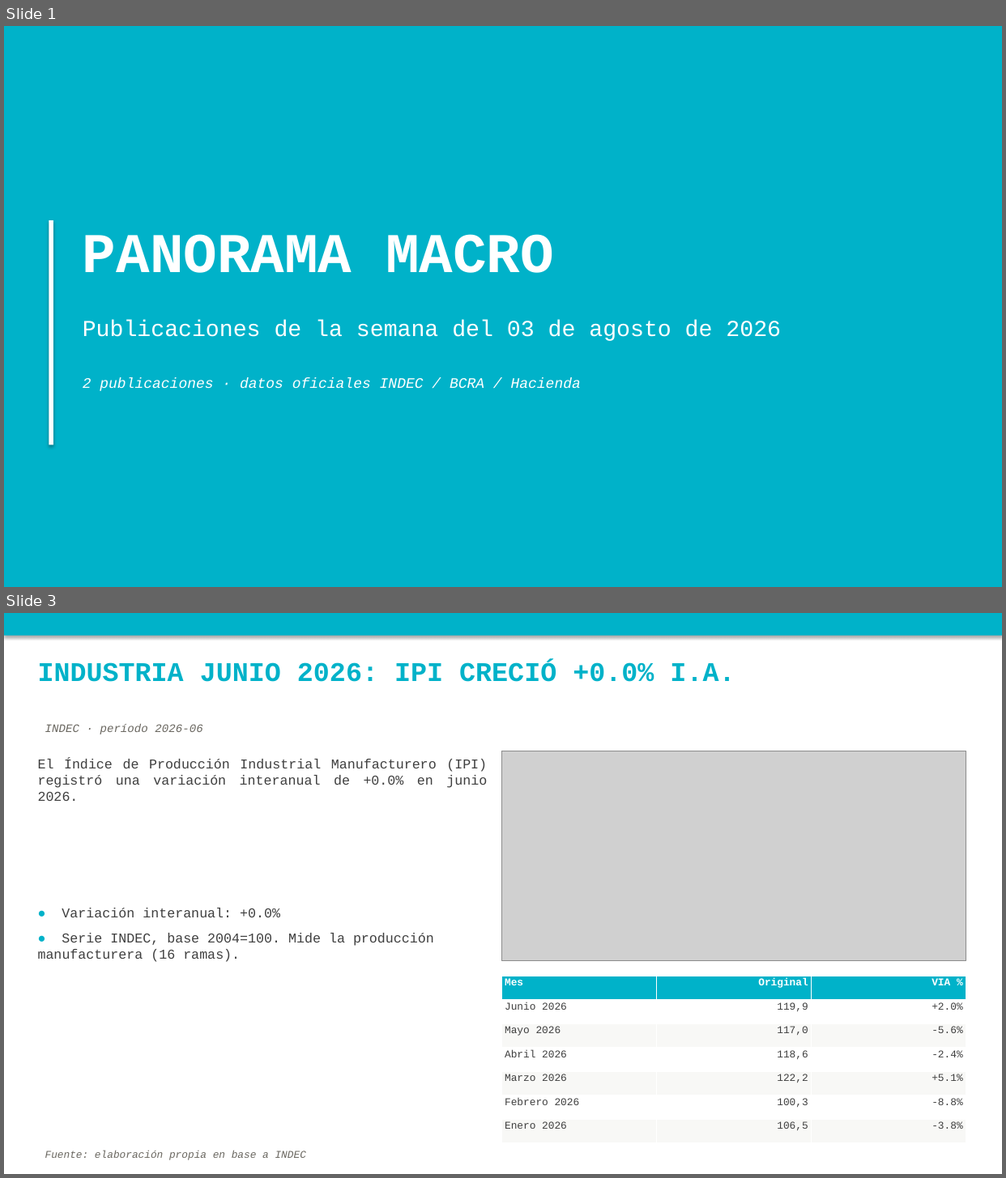
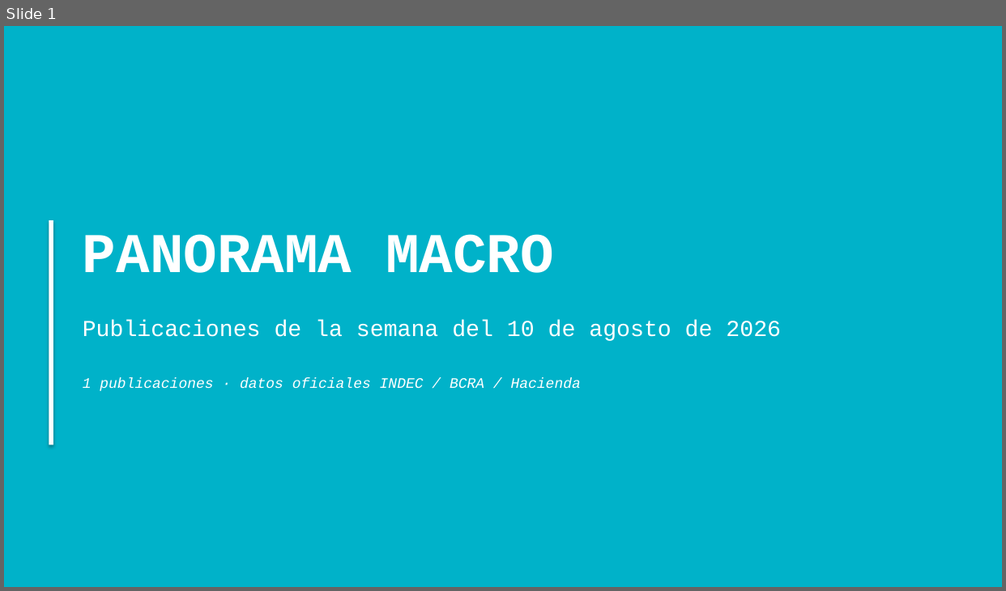
Before and after one commit to nwalovnik/boludos-ppt, a slide deck: publicaciones_semana.pptx. Shown one above the other, each under a label of ours: slides 1 and 3 before the commit, slide 1 after it; the slides between them are not shown. The pictures are 1006x1178 and 1006x591 pixels, drawn with LibreOffice and Linux fonts; fonts in the diff are those of the drawing; grey boxes stand for pictures. Boxes give left, top, right and bottom in pixels: in the first picture for what was removed or moved away, otherwise in the second. Text is boxed around its words. In the diff, an @@ line names an element or a change of style, - is before the commit and + after.

Commit message:
data: update 2026-08-13 ( data.json despidos.json scraper/historical_despidos.json publicaciones_semana.pptx rrii_brutas.xlsx)

```diff
--- a/publicaciones_semana.pptx
+++ b/publicaciones_semana.pptx
@@ slide 3 removed at [4, 613, 1002, 1174], background #FFFFFF @@
@@ rectangle removed at [4, 613, 1002, 636] @@
@@ text removed at [38, 661, 735, 682] @@
-INDUSTRIA JUNIO 2026: IPI CRECIÓ +0.0% I.A.
@@ text removed at [45, 724, 202, 735] @@
-INDEC · período 2026-06
@@ text removed at [38, 758, 487, 801] @@
-El Índice de Producción Industrial Manufacturero (IPI) registró una variación interanual de +0.0% en junio 2026.
@@ picture removed at [502, 752, 966, 961] @@
@@ text removed at [38, 908, 434, 962] @@
-● Variación interanual: +0.0%
-● Serie INDEC, base 2004=100. Mide la producción manufacturera (16 ramas).
@@ table removed at [502, 976, 967, 1144], 7 rows, 3 columns @@
-Mes | Original | VIA %
-Junio 2026 | 119,9 | +2.0%
-Mayo 2026 | 117,0 | -5.6%
-Abril 2026 | 118,6 | -2.4%
-Marzo 2026 | 122,2 | +5.1%
-Febrero 2026 | 100,3 | -8.8%
-Enero 2026 | 106,5 | -3.8%
@@ text removed at [45, 1151, 306, 1161] @@
-Fuente: elaboración propia en base a INDEC
@@ slide 1 changed as well @@
@@ text at [83, 320, 781, 341]: text changed @@
-Publicaciones de la semana del 03 de agosto de 2026
+Publicaciones de la semana del 10 de agosto de 2026
@@ text at [83, 378, 581, 391]: text changed @@
-2 publicaciones · datos oficiales INDEC / BCRA / Hacienda
+1 publicaciones · datos oficiales INDEC / BCRA / Hacienda
```
Also in this commit, not shown: 1 other slide changed, 4 other files.
